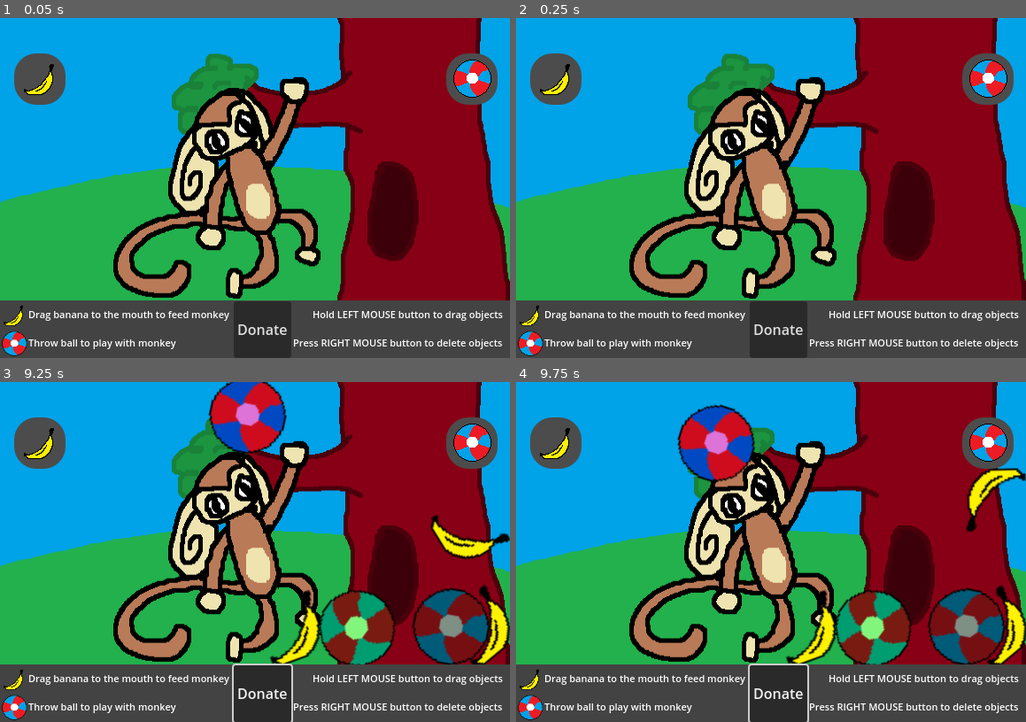
Above: before the commit, frames 1-4 (two rows, left to right).
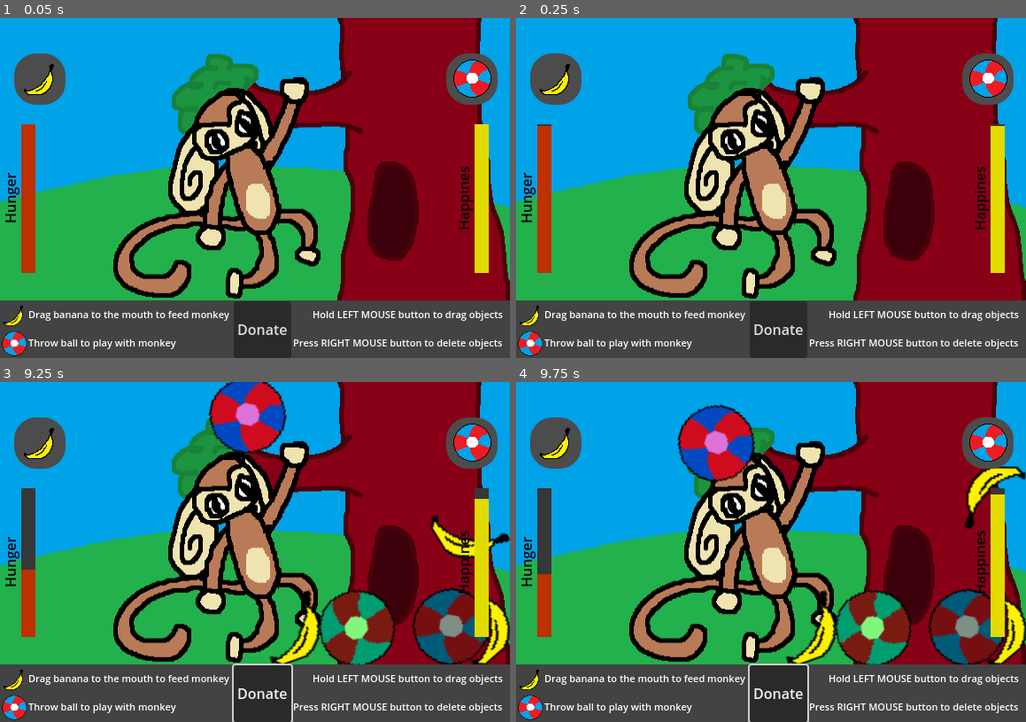
Above: after the commit, the same moments.

Repository: KRAFTODOT/Examen2025
Game: Godot game, scene res://game.tscn
The game is run twice, just before and just after one commit, with the same random seed, the same clock (stepped at 60 frames per second) and the same inputs.
Inputs (mouse positions are in pixels of both pictures, inside the frame that each line leads up to):
- Up to frame 1 (0.05 s): no input
- Up to frame 2 (0.25 s): no input
- Up to frame 3 (9.25 s): click (40, 443) at 0.5 s; click (474, 443) at 1.25 s; click "Donate" at 2 s; click (40, 443) at 2.75 s; click (474, 443) at 3.5 s; click "Donate" at 4.25 s; click (40, 443) at 5 s; click (474, 443) at 5.75 s; click "Donate" at 6.5 s; drag from (229, 647) to (306, 477) at 7.27 s; drag from (40, 626) to (229, 620) at 8.02 s; move the mouse to (484, 640) at 8.77 s; click (484, 640) at 8.92 s
- Up to frame 4 (9.75 s): drag from (765, 416) to (618, 501) at 9.52 s

The runs differ from the first frame. In frame 1, 2.8% of the frame differs, in the area x 1-96%, y 31-75%; in frame 2, 2.8%; in frame 3, 3.0%; in frame 4, 3.9%, in the area x 1-100%, y 24-84%.

Commit message:
Update commit
+ Hunger and Happines bars
+ A way to refill them
+ Game over screen

Diff:
--- a/monkey-examen-game/ball.gd
+++ b/monkey-examen-game/ball.gd
@@ -1,4 +1,6 @@
 extends RigidBody2D
+
+signal ball_hit
 
 var mouse_offset = Vector2.ZERO #Variable that allow track physics
 var is_dragging = false #Variable that allow track dragging
@@ -25,3 +27,9 @@
 	if is_dragging:
 		# Move the body to the mouse position, maintaining offset
 		state.transform.origin = get_global_mouse_position() + mouse_offset
+
+
+func _on_body_shape_entered(body_rid: RID, body: Node, body_shape_index: int, local_shape_index: int) -> void:
+	if body.is_in_group("monkey"):
+		ball_hit.emit()
+		# Sends signal when bal hit the monkey
--- a/monkey-examen-game/ball.tscn
+++ b/monkey-examen-game/ball.tscn
@@ -15,14 +15,18 @@
 input_pickable = true
 physics_material_override = SubResource("PhysicsMaterial_41u45")
 freeze_mode = 1
+contact_monitor = true
+max_contacts_reported = 1
 script = ExtResource("1_41u45")
+
+[node name="Sprite2D" type="Sprite2D" parent="."]
+scale = Vector2(2, 2)
+texture = ExtResource("1_x8fbi")
 
 [node name="CollisionShape2D" type="CollisionShape2D" parent="."]
 position = Vector2(1, -1)
 shape = SubResource("CircleShape2D_41u45")
 
-[node name="Sprite2D" type="Sprite2D" parent="."]
-scale = Vector2(2, 2)
-texture = ExtResource("1_x8fbi")
-
+[connection signal="body_entered" from="." to="." method="_on_monkey_entered"]
+[connection signal="body_shape_entered" from="." to="." method="_on_body_shape_entered"]
 [connection signal="input_event" from="." to="." method="_on_input_event"]
--- a/monkey-examen-game/banana.gd
+++ b/monkey-examen-game/banana.gd
@@ -1,4 +1,6 @@
 extends RigidBody2D
+
+signal banana_eaten
 
 var mouse_offset = Vector2.ZERO #Variable that allow track physics
 var is_dragging = false #Variable that allow track dragging
@@ -32,5 +34,6 @@
 func _on_mouth_entered(body_rid: RID, body: Node, body_shape_index: int, local_shape_index: int) -> void:
 	if body.is_in_group("mouth"):
 		get_parent().sound.play()
+		banana_eaten.emit()
 		#Plays chewing sound when banana is eaten
 		self.queue_free()
--- a/monkey-examen-game/game.gd
+++ b/monkey-examen-game/game.gd
@@ -1,13 +1,24 @@
 extends Node2D
+
+const GAME_OVER = preload("uid://poa3p8nxgroa")
+var game_over_screen
 
 @onready var sound: AudioStreamPlayer = %Sound
 @onready var banana_button: Button = %"Banana button"
 @onready var ball_button: Button = %"Ball button"
 @onready var left_top_marker: Marker2D = %"Left-top"
 @onready var right_bottom_marker: Marker2D = %"Right-bottom"
+@onready var hunger_bar: Sprite2D = %"Hunger bar"
+@onready var happines_bar: Sprite2D = %"Happines bar"
 
 var left_top
 var right_bottom
+
+var max_hunger
+var current_hunger
+var max_happines
+var current_happines
+
 
 const BALL = preload("uid://b674ep5cr4ocn")
 const BANANA = preload("uid://ce8jf405bkf03")
@@ -17,11 +28,38 @@
 	right_bottom=right_bottom_marker.position
 	# Markers for spawning objects in exact area
 
+	max_hunger=hunger_bar.scale.y
+	current_hunger=max_hunger
+	#Automaticly detects size of hunger bar to change it later
+
+	max_happines=happines_bar.scale.y
+	current_happines=max_happines
+	#Automaticly detects size of happines bar to change it later
+
+func _process(delta: float) -> void:
+	current_hunger-=10*delta
+	if current_hunger<=0:
+		current_hunger=0
+	hunger_bar.scale.y=current_hunger
+	# Shows yor level of hunger
+
+	current_happines-=10*delta
+	if current_happines<=0:
+		current_happines=0
+	happines_bar.scale.y=current_happines
+	# Shows your current level of happines
+
+	if current_hunger<=0 or current_happines<=0:
+		game_over_screen=GAME_OVER.instantiate()
+		add_child(game_over_screen)
+		# Makes your game over when either hunger or happines becomes 0
+
 func _on_banana_button_pressed() -> void:
 	var x=randi_range(left_top.x,right_bottom.x)
 	var y=randi_range(left_top.y,right_bottom.y)
 	var banana=BANANA.instantiate()
 	banana.position=Vector2(x,y)
+	banana.connect("banana_eaten",_on_banana_eaten) # Connect the signal of eating banana
 	# Spawns bananas in the random spot of the top area of the screen
 	add_child(banana)
 
@@ -32,6 +70,23 @@
 	var ball=BALL.instantiate()
 	ball.set_modulate(Color(randf_range(0.4,1),randf_range(0.4,1),randf_range(0.4,1)))
 	ball.position=Vector2(x,y)
+	ball.connect("ball_hit",_on_ball_hit)
 	# Spawns balls in the random spot of the top area of the screen
 	# Also makes them look differently each time
 	add_child(ball)
+
+func _on_banana_eaten():
+	current_hunger+=25
+	if current_hunger>=max_hunger:
+		current_hunger=max_hunger
+	hunger_bar.scale.y=current_hunger
+	# Restore your hunger by eating bananas
+
+
+func _on_ball_hit():
+	print("Hit")
+	current_happines+=10
+	if current_happines>=max_happines:
+		current_happines=max_happines
+	happines_bar.scale.y=current_happines
+	# Restore your happines by hiting balls
--- a/monkey-examen-game/game.tscn
+++ b/monkey-examen-game/game.tscn
@@ -28,6 +28,8 @@
 corner_radius_bottom_left = 25
 
 [sub_resource type="StyleBoxEmpty" id="StyleBoxEmpty_ryrav"]
+
+[sub_resource type="CanvasTexture" id="CanvasTexture_ryrav"]
 
 [sub_resource type="PhysicsMaterial" id="PhysicsMaterial_feb5d"]
 bounce = 0.4
@@ -79,6 +81,57 @@
 icon = ExtResource("6_eow3j")
 icon_alignment = 1
 
+[node name="Hunger" type="CanvasLayer" parent="."]
+
+[node name="Gray background" type="Sprite2D" parent="Hunger"]
+self_modulate = Color(0.2148763, 0.2148763, 0.2148763, 1)
+position = Vector2(32, 288)
+scale = Vector2(16.5, 168.5)
+texture = SubResource("CanvasTexture_ryrav")
+offset = Vector2(0.015151501, -0.49703264)
+
+[node name="Hunger bar" type="Sprite2D" parent="Hunger"]
+unique_name_in_owner = true
+self_modulate = Color(0.7443918, 0.18673341, 0, 1)
+position = Vector2(32, 288)
+scale = Vector2(16.5, 168.5)
+texture = SubResource("CanvasTexture_ryrav")
+offset = Vector2(0.015151501, -0.49703264)
+
+[node name="Label" type="Label" parent="Hunger"]
+offset_top = 232.0
+offset_right = 58.0
+offset_bottom = 255.0
+rotation = 4.712389
+theme_override_colors/font_color = Color(0.012617188, 0.012617188, 0.012617188, 1)
+text = "Hunger"
+
+[node name="Happines" type="CanvasLayer" parent="."]
+
+[node name="Gray background" type="Sprite2D" parent="Happines"]
+self_modulate = Color(0.2148763, 0.2148763, 0.2148763, 1)
+position = Vector2(544, 288)
+scale = Vector2(16.5, 168.5)
+texture = SubResource("CanvasTexture_ryrav")
+offset = Vector2(0.015151978, -0.49703264)
+
+[node name="Happines bar" type="Sprite2D" parent="Happines"]
+unique_name_in_owner = true
+self_modulate = Color(0.880165, 0.85850054, 0, 1)
+position = Vector2(544, 288)
+scale = Vector2(16.5, 168.5)
+texture = SubResource("CanvasTexture_ryrav")
+offset = Vector2(0.015151978, -0.49703264)
+
+[node name="Label" type="Label" parent="Happines"]
+offset_left = 512.0
+offset_top = 240.0
+offset_right = 585.0
+offset_bottom = 263.0
+rotation = 4.712389
+theme_override_colors/font_color = Color(0.012617188, 0.012617188, 0.012617188, 1)
+text = "Happines"
+
 [node name="Left-top" type="Marker2D" parent="."]
 unique_name_in_owner = true
 position = Vector2(24, 88)
@@ -87,7 +140,7 @@
 unique_name_in_owner = true
 position = Vector2(552, 120)
 
-[node name="Monkey" type="StaticBody2D" parent="."]
+[node name="Monkey" type="StaticBody2D" parent="." groups=["monkey"]]
 physics_material_override = SubResource("PhysicsMaterial_feb5d")
 constant_linear_velocity = Vector2(7, 7)
 constant_angular_velocity = 0.06981317
--- /dev/null
+++ b/monkey-examen-game/game_over.gd
@@ -0,0 +1,8 @@
+extends CanvasLayer
+
+func _ready() -> void:
+	get_tree().paused=true
+
+func _on_restart_pressed() -> void:
+	get_tree().paused=false
+	get_tree().reload_current_scene()
--- /dev/null
+++ b/monkey-examen-game/game_over.tscn
@@ -0,0 +1,73 @@
+[gd_scene load_steps=2 format=3 uid="uid://poa3p8nxgroa"]
+
+[ext_resource type="Script" uid="uid://bmmh2x7ycndys" path="res://game_over.gd" id="1_y26ei"]
+
+[node name="Game over" type="CanvasLayer"]
+process_mode = 3
+script = ExtResource("1_y26ei")
+
+[node name="Panel2" type="Panel" parent="."]
+self_modulate = Color(1, 1, 1, 0.48235294)
+offset_right = 576.0
+offset_bottom = 384.0
+
+[node name="Panel" type="Panel" parent="Panel2"]
+layout_mode = 1
+anchors_preset = 8
+anchor_left = 0.5
+anchor_top = 0.5
+anchor_right = 0.5
+anchor_bottom = 0.5
+offset_left = -216.0
+offset_top = -168.0
+offset_right = 216.0
+offset_bottom = 120.0
+grow_horizontal = 2
+grow_vertical = 2
+
+[node name="Game over message" type="Label" parent="Panel2/Panel"]
+layout_mode = 1
+anchors_preset = 5
+anchor_left = 0.5
+anchor_right = 0.5
+offset_left = -104.0
+offset_top = 24.0
+offset_right = 104.0
+offset_bottom = 74.0
+grow_horizontal = 2
+theme_override_font_sizes/font_size = 36
+text = "Game Over"
+horizontal_alignment = 1
+vertical_alignment = 1
+
+[node name="Restart" type="Button" parent="Panel2/Panel"]
+layout_mode = 1
+anchors_preset = 7
+anchor_left = 0.5
+anchor_top = 1.0
+anchor_right = 0.5
+anchor_bottom = 1.0
+offset_left = -88.0
+offset_top = -72.0
+offset_right = -8.0
+offset_bottom = -41.0
+grow_horizontal = 2
+grow_vertical = 0
+text = "Restart"
+
+[node name="Donate" type="Button" parent="Panel2/Panel"]
+layout_mode = 1
+anchors_preset = 7
+anchor_left = 0.5
+anchor_top = 1.0
+anchor_right = 0.5
+anchor_bottom = 1.0
+offset_left = 8.0
+offset_top = -72.0
+offset_right = 88.0
+offset_bottom = -41.0
+grow_horizontal = 2
+grow_vertical = 0
+text = "Donate"
+
+[connection signal="pressed" from="Panel2/Panel/Restart" to="." method="_on_restart_pressed"]
--- a/monkey-examen-game/project.godot
+++ b/monkey-examen-game/project.godot
@@ -27,6 +27,7 @@
 banana=""
 ball=""
 mouth=""
+monkey=""
 
 [rendering]
 
Not shown: 1 places in monkey-examen-game/game.tscn that only renumber resources
Not shown, added: monkey-examen-game/game_over.gd.uid
Not shown, changed: monkey-examen-game/index.html
Not shown, changed: monkey-examen-game/index.pck
